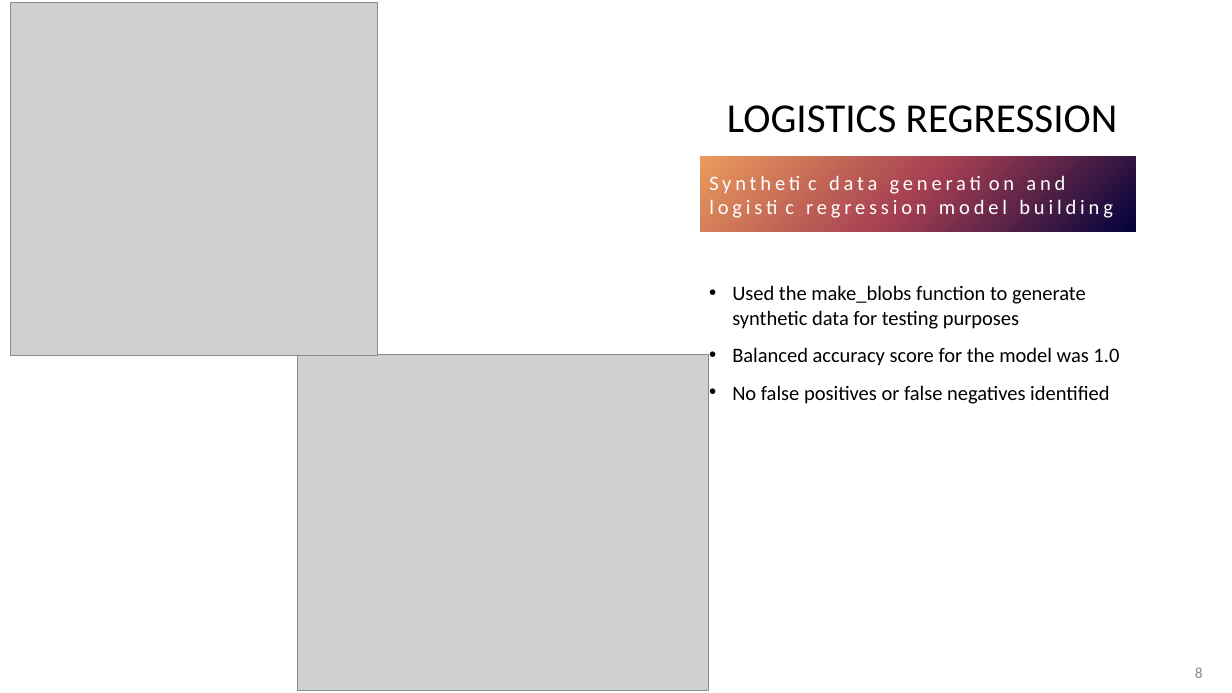
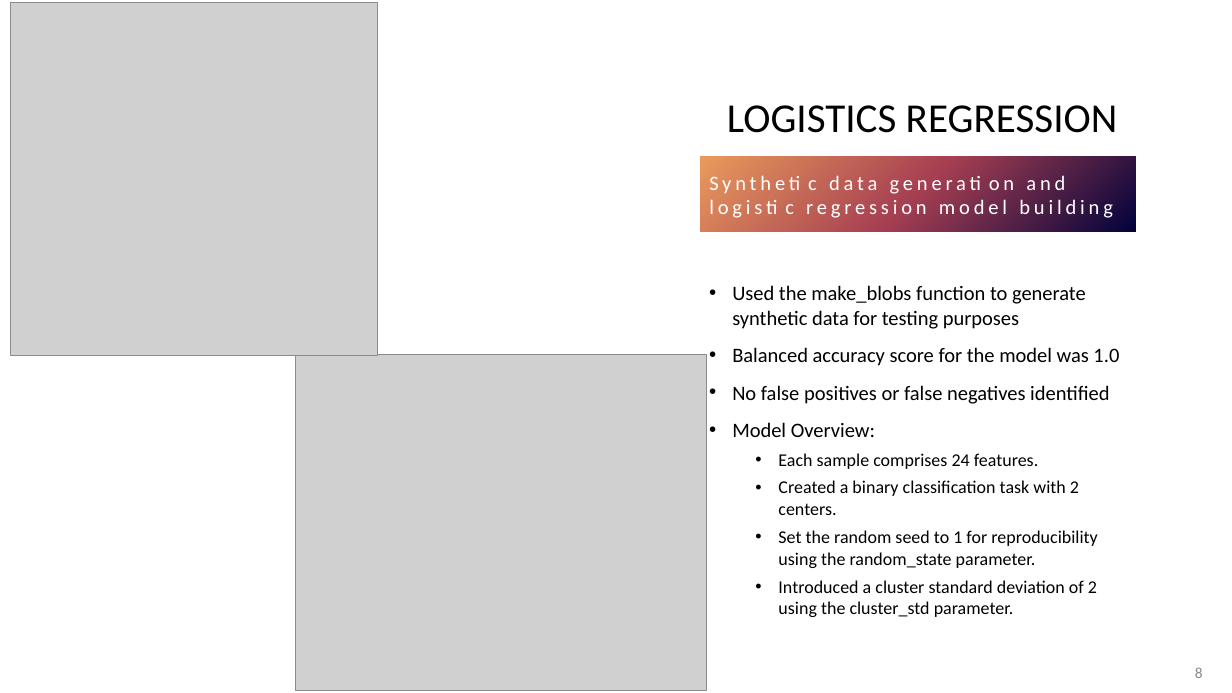
Before and after one commit to Mepseha/Project-4, a slide deck: slide 8 of Predicting Genetic Disorders.pptx. Drawn at 1232x693 pixels with LibreOffice and Linux fonts; fonts in the diff are those of the drawing; grey boxes stand for pictures. Boxes give left, top, right and bottom in pixels: in the first picture for what was removed or moved away, otherwise in the second. Text is boxed around its words. In the diff, an @@ line names an element or a change of style, - is before the commit and + after.

```diff
--- a/Predicting Genetic Disorders.pptx
+++ b/Predicting Genetic Disorders.pptx
@@ text at (732,422,1097,617): paragraphs added @@
+• Model Overview:
+  • Each sample comprises 24 features.
+  • Created a binary classification task with 2 centers.
+  • Set the random seed to 1 for reproducibility using the random_state parameter.
+  • Introduced a cluster standard deviation of 2 using the cluster_std parameter.
```
Also in this commit, not shown: 3 other slides changed.
